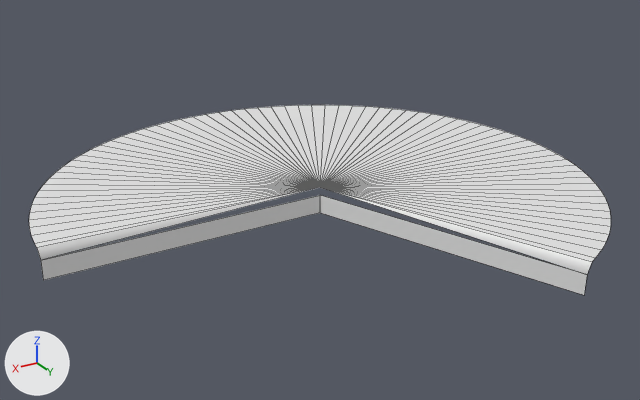
Before and after pictures for a commit that changed the OBJ model Assets/Models/Slice69.obj.
Both versions are drawn from a 50 mm lens placed at (1.517, 2.529, 1.215), pointed at (-0.013, -0.022, -0.06). Arrows for +X, +Y and +Z are at lower left; the lights stay in place. Mesh edges are drawn as thin lines. Where no turn or scale is listed for an object, it has been applied to the vertices.

Objects in the first picture: 'Slice69'.
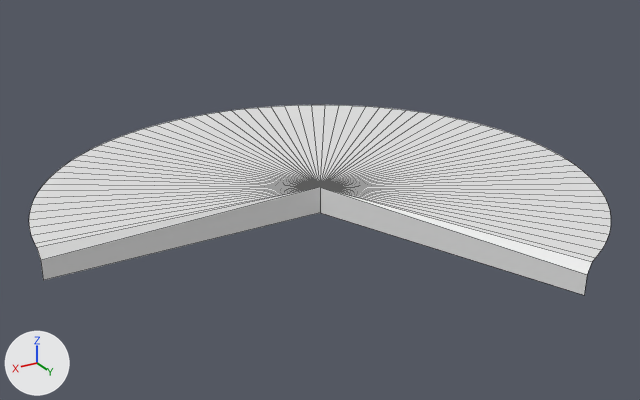
Boxes (x1, y1, x2, y2) around the edits, measured in the pictures (640 x 400 px; the box of a moved part takes in the faces that stretch with it):
part 1 of me_slice69, moved or reshaped
    before: (41, 195, 587, 295)
    after: (41, 187, 587, 295)

The change in detail:
me_slice69 has 77 vertices, 73 faces and spans x -1.0..1.0, y -1.0..0.93, z -0.1..0.0.
me_slice69 is used by ob_slice69; location (0.0, 0.0, 0.0).
Verts and faces of me_slice69; kept vertices keep their numbers, new ones are numbered from 77.
Before the commit, vertices of me_slice69: 0 (0.0, 0.0, 0.0) at pixel (320, 187), 2 (1.0, 0.0, -0.03) at pixel (40, 260), 72 (-0.37, 0.93, -0.03) at pixel (587, 274), 73 (0.0, 0.0, -0.1) at pixel (320, 212), 74 (0.0, 0.0, -0.03) at pixel (320, 195).
Before the commit, vertices of me_slice69: 75 (1.0, 0.0, -0.1) at pixel (43, 280), 76 (-0.37, 0.93, -0.1) at pixel (584, 295).
Part 1, on me_slice69:
Vertices deleted: 74 (with the faces that use them).
New faces: (0, 2, 75, 73), (0, 73, 76, 72).
